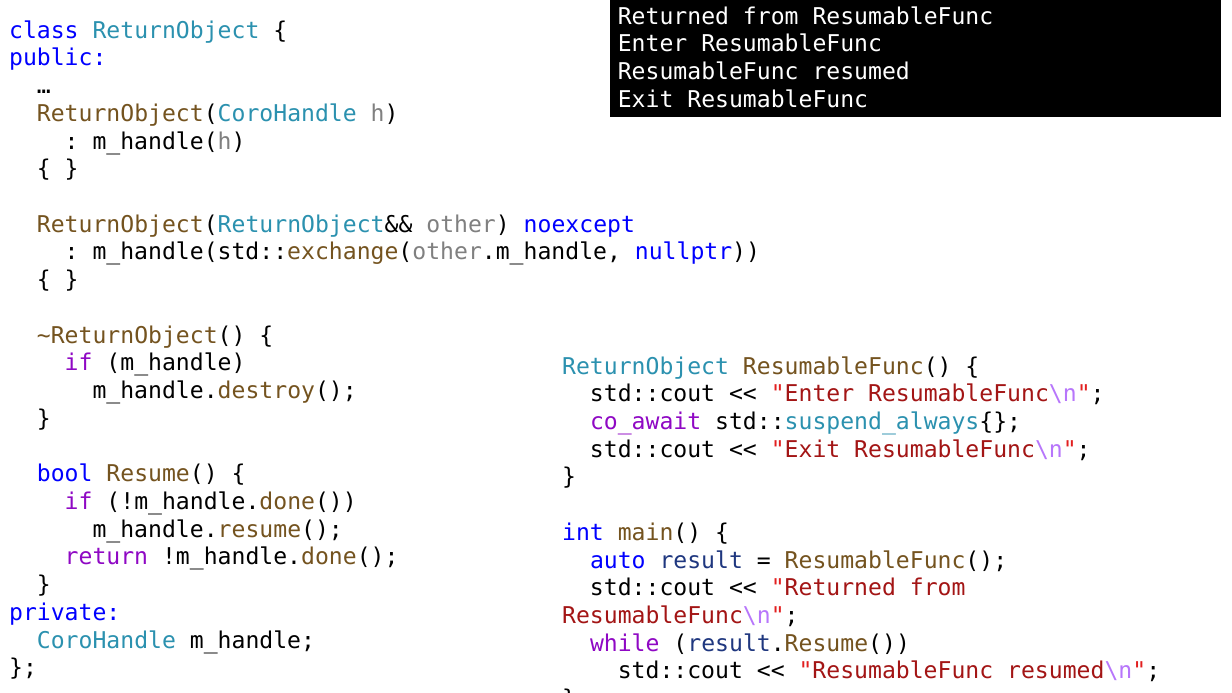
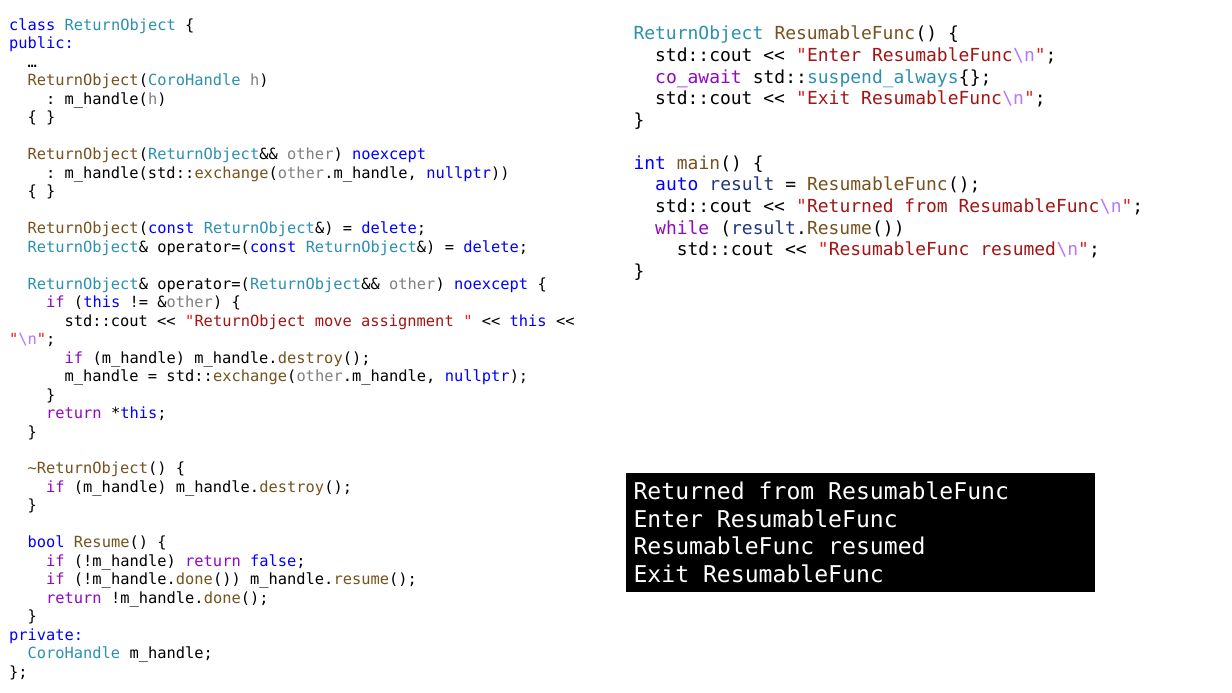
Before and after one commit to alexey-malov/pc, a slide deck: slide 29 of lectures/12/Coroutines.pptx (slide 24 before the commit). Drawn at 1232x693 pixels with LibreOffice and Linux fonts; fonts in the diff are those of the drawing. Boxes give left, top, right and bottom in pixels: in the first picture for what was removed or moved away, otherwise in the second. Text is boxed around its words. In the diff, an @@ line names an element or a change of style, - is before the commit and + after.

```diff
--- a/lectures/12/Coroutines.pptx
+++ b/lectures/12/Coroutines.pptx
@@ text at box(9, 18, 509, 662): size 18 to 12 pt in "class ReturnObject {", "public:", "…", "ReturnObject(CoroHandle h)" and 12 more places @@
@@ text "ReturnObject ResumableFunc() {": place and size @@
-text "ReturnObject ResumableFunc() {" at box(562, 356, 1160, 682)
+text "ReturnObject ResumableFunc() {" at box(634, 25, 1144, 258)
@@ text "ReturnObject ResumableFunc() {" at box(634, 25, 1144, 258): size 18 to 14 pt @@
@@ text at box(9, 221, 547, 420): paragraphs added @@
+ReturnObject(const ReturnObject&) = delete;
+ReturnObject& operator=(const ReturnObject&) = delete;
+ReturnObject& operator=(ReturnObject&& other) noexcept {
+if (this != &other) {
+std::cout << "ReturnObject move assignment " << this << "\n";
+if (m_handle) m_handle.destroy();
+m_handle = std::exchange(other.m_handle, nullptr);
+}
+return *this;
+}
@@ rectangle "Returned from ResumableFunc": place and size @@
-rectangle "Returned from ResumableFunc" at box(609, 0, 1223, 117)
+rectangle "Returned from ResumableFunc" at box(625, 472, 1097, 593)
@@ text at box(46, 480, 352, 496): text changed; size 18 to 12 pt @@
-if (m_handle)
-m_handle.destroy();
+if (m_handle) m_handle.destroy();
@@ text at box(46, 554, 417, 588): text changed; size 18 to 12 pt @@
-if (!m_handle.done())
-m_handle.resume();
+if (!m_handle) return false;
+if (!m_handle.done()) m_handle.resume();
```
Also in this commit, not shown: 24 other slides changed, 8 slides added, 2 slides removed, 1 other file.
